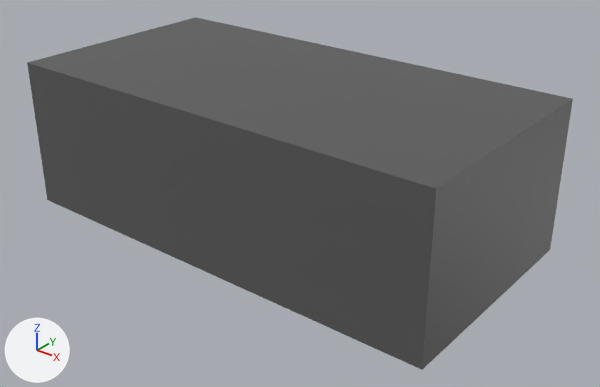
What one commit did to the FBX model BI_Ubisoft_Game_Jam/Assets/3D/Mesh/SM_Tile_4x4_GreatWall_01.fbx.
Camera for both pictures: a 50 mm lens placed at (2.12, -3.92, 3.4), pointed at (-1.8, 0.98, 0.36). The axes (+X, +Y, +Z) are drawn at lower left. The lights are the same throughout. The older version comes first.

Names of what the first picture shows: 'SM_Tile_4x4_GreatWall_01'.
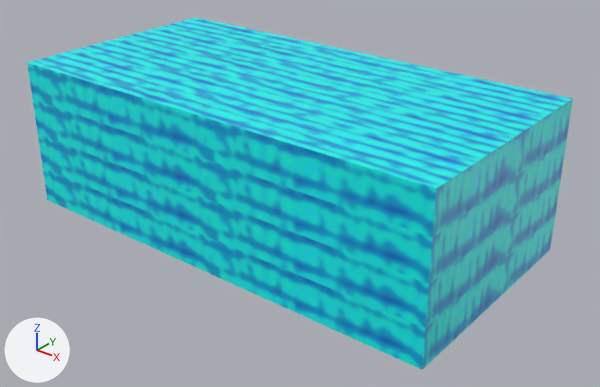
Pixel boxes (x1, y1, x2, y2) of what changed, in the pictures (600 x 387 px):
'SM_Tile_4x4_GreatWall_01', moved, rescaled, recoloured (dark grey to cyan)
    both: (27, 17, 573, 370)

Patch to the scene script:
```diff
--- a/BI_Ubisoft_Game_Jam/Assets/3D/Mesh/SM_Tile_4x4_GreatWall_01.fbx.py
+++ b/BI_Ubisoft_Game_Jam/Assets/3D/Mesh/SM_Tile_4x4_GreatWall_01.fbx.py
@@ img_t_trim_building_aorm_png @@
+img_t_trim_building_aorm_png = load_image('T_Trim_Building_AORM.png', '../Texture/T_Trim_Building_AORM.png', 2048, 2048, 'sRGB')
@@ mat_lambert5 @@
+mat_lambert5 = principled_material('lambert5')
+mat_lambert5.texture = img_t_trim_building_aorm_png  # with its transparency
@@ me_mesh @@
 # used by ob_sm_tile_4x4_greatwall_01; parent = ob_sm_export_01; location = (0.0, 0.0, 0.0); scale = (1.0, 1.0, 0.38)
-me_mesh.from_pydata(...)  # 8 vertices, 6 faces; spans x -400.0..0.0, y 0.0..131.0, z -530.0..0.0
-me_mesh.materials.append(mat_lambert4)  # dark grey #5a5a5a
+me_mesh.from_pydata(...)  # 162 vertices, 160 faces; spans x -400.0..0.0, y 0.0..131.0, z -202.0..0.0
+# me_mesh part 1
+# 4 vertices are removed from x -400.0..0.0, y 0.0..131.0, z -530.0
+# 6 faces are deleted
+# 10 vertices are added at x -400.0..0.0, y 0.0..131.0, z -202.0..0.0
+# 6 new vertices lie (0.0, 0.0, -51.0) away from vertices in x -400.0..0.0, y 0.0..131.0, z -50.0
+# 7 new vertices lie (40.0, 0.0, 0.0) away from vertices in x -400.0, y 0.0..131.0, z -101.0..0.0
+# 8 new vertices lie (0.0, 0.0, -50.0) away from vertices in x -400.0..0.0, y 0.0..131.0, z -101.0
+# 9 new vertices lie (0.0, -33.0, 0.0) away from vertices in x -400.0..0.0, y 98.0, z -151.0..0.0
+# 10 new vertices lie (0.0, 0.0, -51.0) away from vertices in x -400.0..0.0, y 0.0..131.0, z -151.0
+# 14 new vertices lie (-50.0, 0.0, 0.0) away from vertices in x 0.0, y 0.0..131.0, z -202.0..0.0
+# 14 new vertices lie (0.0, 33.0, 0.0) away from vertices in x -400.0..0.0, y 0.0, z -202.0..0.0
+# 16 new vertices lie (-50.0, 0.0, 0.0) away from vertices in x -50.0, y 0.0..131.0, z -202.0..0.0
+# 16 new vertices lie (-50.0, 0.0, 0.0) away from vertices in x -100.0, y 0.0..131.0, z -202.0..0.0
+# 16 new vertices lie (-50.0, 0.0, 0.0) away from vertices in x -150.0, y 0.0..131.0, z -202.0..0.0
+# 16 new vertices lie (-50.0, 0.0, 0.0) away from vertices in x -200.0, y 0.0..131.0, z -202.0..0.0
+# 16 new vertices lie (-50.0, 0.0, 0.0) away from vertices in x -250.0, y 0.0..131.0, z -202.0..0.0
+# 160 new faces join them
+me_mesh.materials.append(mat_lambert5)  # picture img_t_trim_building_aorm_png
@@ ob_sm_tile_4x4_greatwall_01 @@
 ob_sm_tile_4x4_greatwall_01 = bpy.data.objects.new('SM_Tile_4x4_GreatWall_01', me_mesh)
-ob_sm_tile_4x4_greatwall_01.parent = ob_sm_export_01
-ob_sm_tile_4x4_greatwall_01.location = (0.0, 0.0, 0.0)
-ob_sm_tile_4x4_greatwall_01.scale = (1.0, 1.0, 0.38)
+ob_sm_tile_4x4_greatwall_01.parent = ob_export_02
+ob_sm_tile_4x4_greatwall_01.location = (-42.11, -43.9, 31.23)
@@ ob_export_02 @@
+ob_export_02 = bpy.data.objects.new('Export_02', None)
+ob_export_02.location = (0.421, 0.312, 0.439)
+ob_export_02.rotation_euler = (1.571, 0.0, 0.0)  # degrees (90, 0, 0)
+ob_export_02.scale = (0.01, 0.01, 0.01)
```
